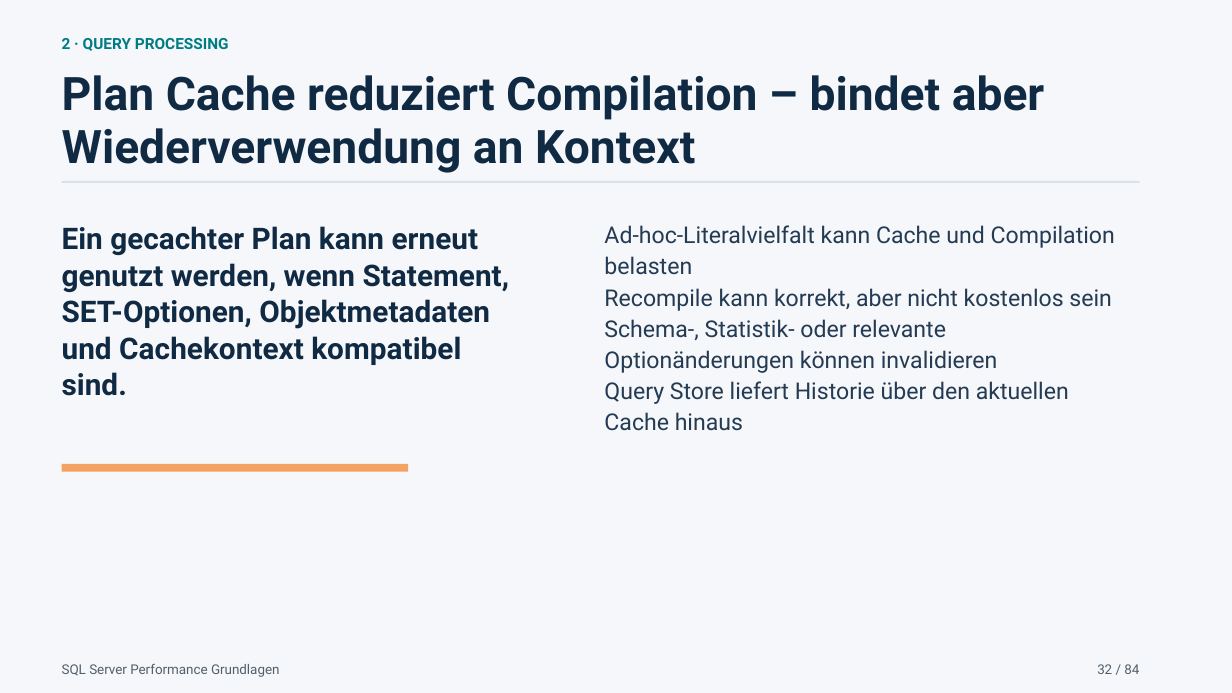
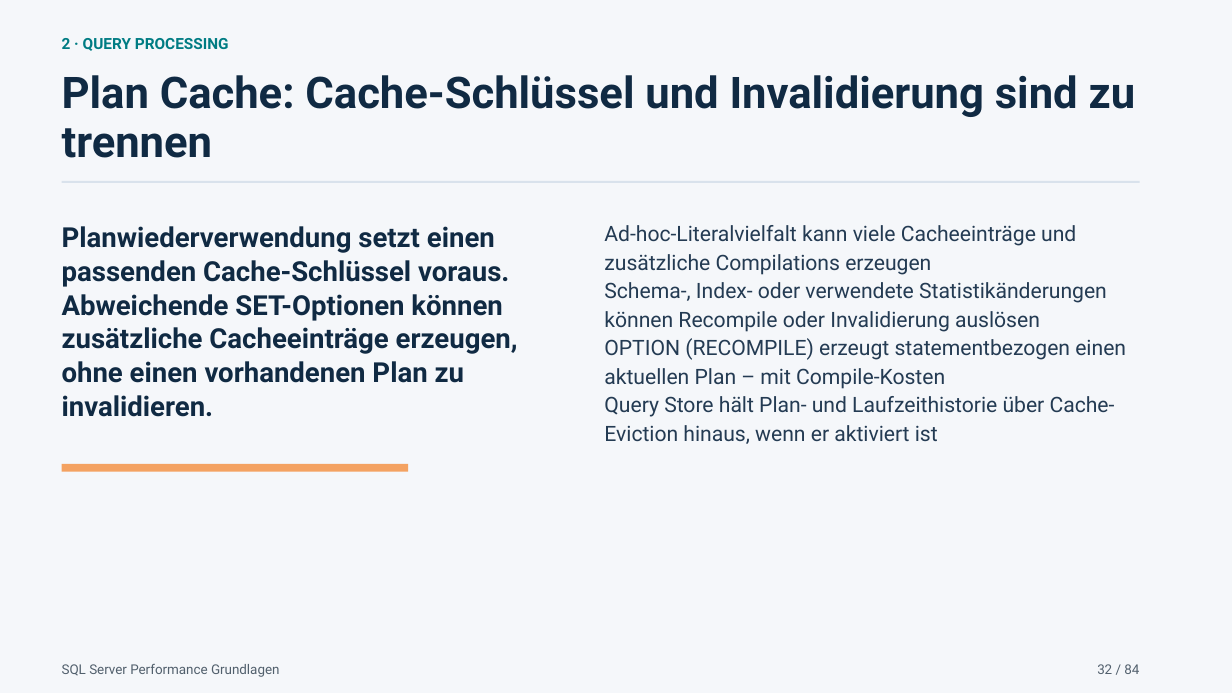
Before and after one commit to gecompat/SQL_PerformanceSchulung, a slide deck: slide 32 of Presentations/Performance_Schulung_Chat_2026-07-23_2146_SQL_Server_Performance_Grundlagen.pptx. Drawn at 1232x693 pixels with LibreOffice and Linux fonts; fonts in the diff are those of the drawing. Boxes give left, top, right and bottom in pixels: in the first picture for what was removed or moved away, otherwise in the second. Text is boxed around its words. In the diff, an @@ line names an element or a change of style, - is before the commit and + after.

```diff
--- a/Presentations/Performance_Schulung_Chat_2026-07-23_2146_SQL_Server_Performance_Grundlagen.pptx
+++ b/Presentations/Performance_Schulung_Chat_2026-07-23_2146_SQL_Server_Performance_Grundlagen.pptx
@@ text at [62, 75, 1136, 158]: text changed; size 36 to 34 pt @@
-Plan Cache reduziert Compilation – bindet aber Wiederverwendung an Kontext
+Plan Cache: Cache-Schlüssel und Invalidierung sind zu trennen
@@ text at [62, 226, 518, 417]: text changed; size 23.2 to 21.5 pt @@
-Ein gecachter Plan kann erneut genutzt werden, wenn Statement, SET-Optionen, Objektmetadaten und Cachekontext kompatibel sind.
+Planwiederverwendung setzt einen passenden Cache-Schlüssel voraus. Abweichende SET-Optionen können zusätzliche Cacheeinträge erzeugen, ohne einen vorhandenen Plan zu invalidieren.
@@ text at [604, 225, 1126, 444]: text changed; size 18 to 16.5 pt @@
-Ad-hoc-Literalvielfalt kann Cache und Compilation belasten
-Recompile kann korrekt, aber nicht kostenlos sein
-Schema-, Statistik- oder relevante Optionänderungen können invalidieren
-Query Store liefert Historie über den aktuellen Cache hinaus
+Ad-hoc-Literalvielfalt kann viele Cacheeinträge und zusätzliche Compilations erzeugen
+Schema-, Index- oder verwendete Statistikänderungen können Recompile oder Invalidierung auslösen
+OPTION (RECOMPILE) erzeugt statementbezogen einen aktuellen Plan – mit Compile-Kosten
+Query Store hält Plan- und Laufzeithistorie über Cache-Eviction hinaus, wenn er aktiviert ist
```
Also in this commit, not shown: 3 other slides changed, 8 other files.
